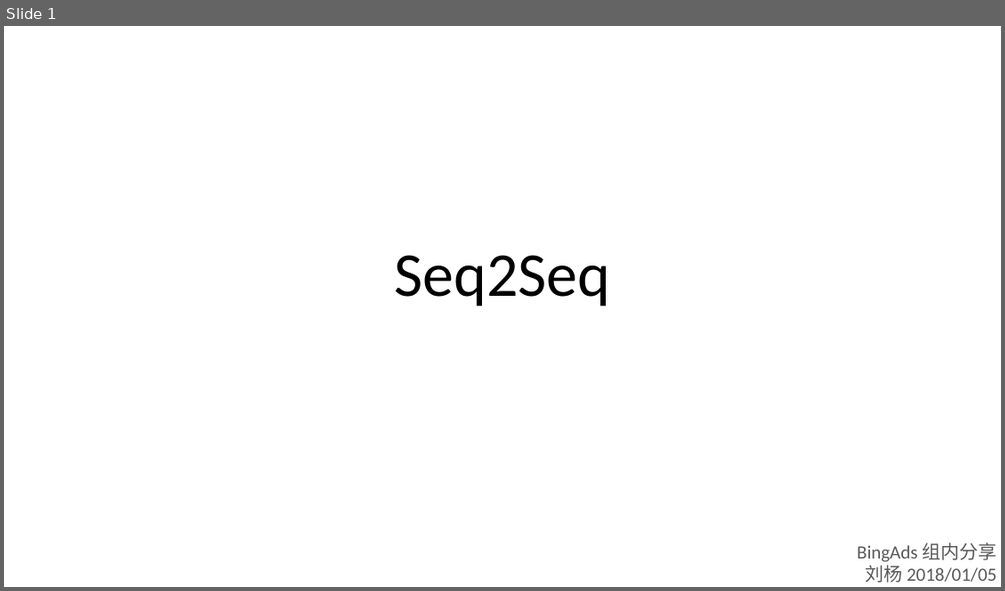
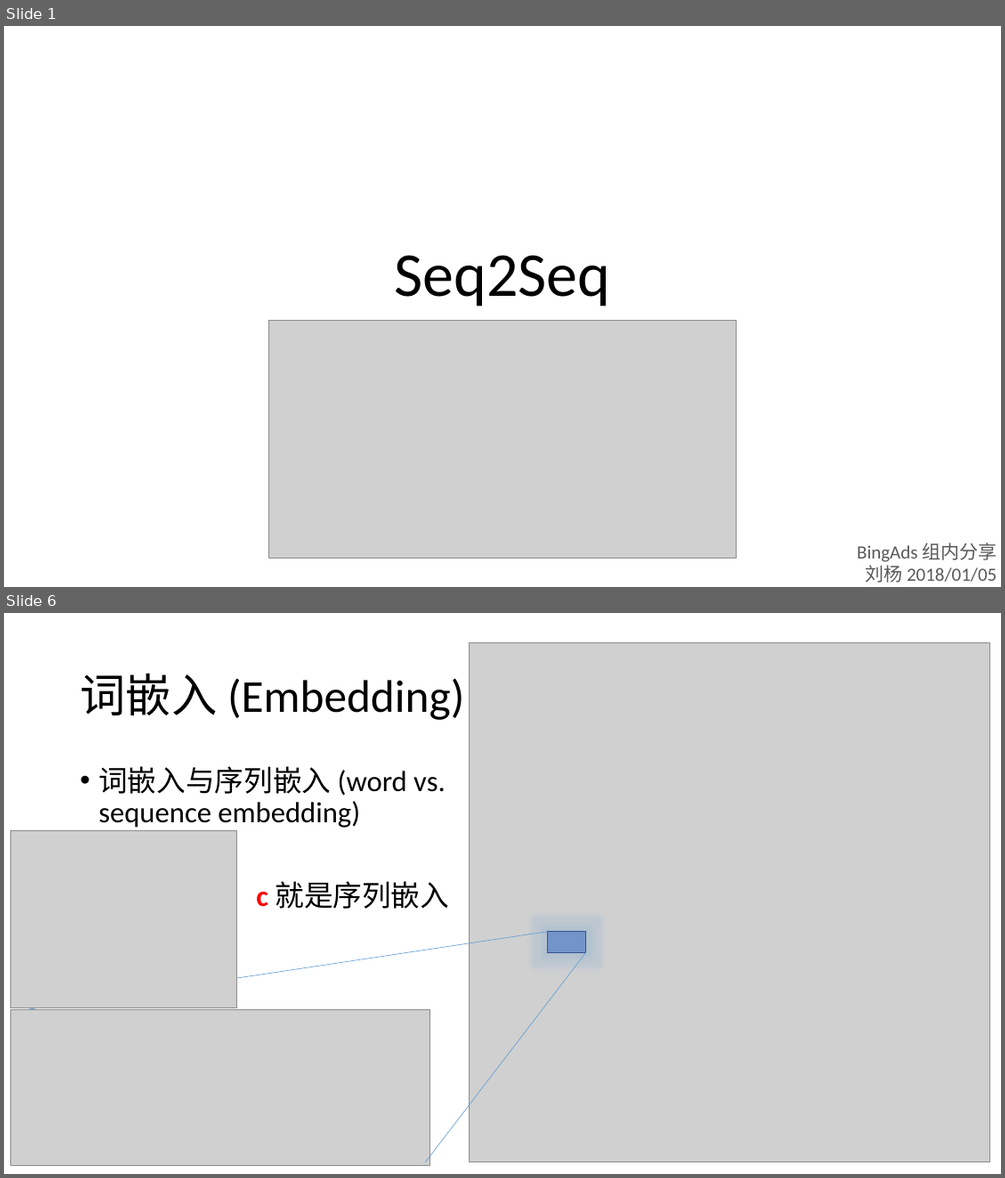
Before and after one commit to foamliu/Learning-DL, a slide deck: nlp/Seq2Seq.pptx. Shown one above the other, each under a label of ours: slide 1 before the commit, slides 1 and 6 after it; the slides between them are not shown. The pictures are 1005x591 and 1005x1178 pixels, drawn with LibreOffice and Linux fonts; fonts in the diff are those of the drawing; grey boxes stand for pictures. Boxes give left, top, right and bottom in pixels: in the first picture for what was removed or moved away, otherwise in the second. Text is boxed around its words. In the diff, an @@ line names an element or a change of style, - is before the commit and + after.

```diff
--- a/nlp/Seq2Seq.pptx
+++ b/nlp/Seq2Seq.pptx
@@ slide 6 added at bbox=[4, 613, 1001, 1174], background #FFFFFF @@
@@ picture added at bbox=[469, 643, 989, 1163] @@
@@ title added at bbox=[80, 673, 464, 720], 44 pt, text #000000 @@
+词嵌入 (Embedding)
@@ text added at bbox=[98, 766, 449, 908], 28 pt, text #000000 @@
+• 词嵌入与序列嵌入 (word vs. sequence embedding)
+• c 就是序列嵌入
@@ picture added at bbox=[11, 831, 236, 1008] @@
@@ line added from (27, 1009) to (548, 932), #5B9BD5 0.5 pt @@
@@ rectangle added at bbox=[548, 932, 587, 952], fill #4472C4 at 56% opacity, outline #325491 1 pt @@
@@ line added from (425, 1162) to (586, 952), #5B9BD5 0.5 pt @@
@@ picture added at bbox=[11, 1009, 430, 1165] @@
@@ slide 1 changed as well @@
@@ picture added at bbox=[268, 321, 736, 558] @@
```
Also in this commit, not shown: 1 other slide changed, 5 other slides added, 1 slide removed, 1 other file.
